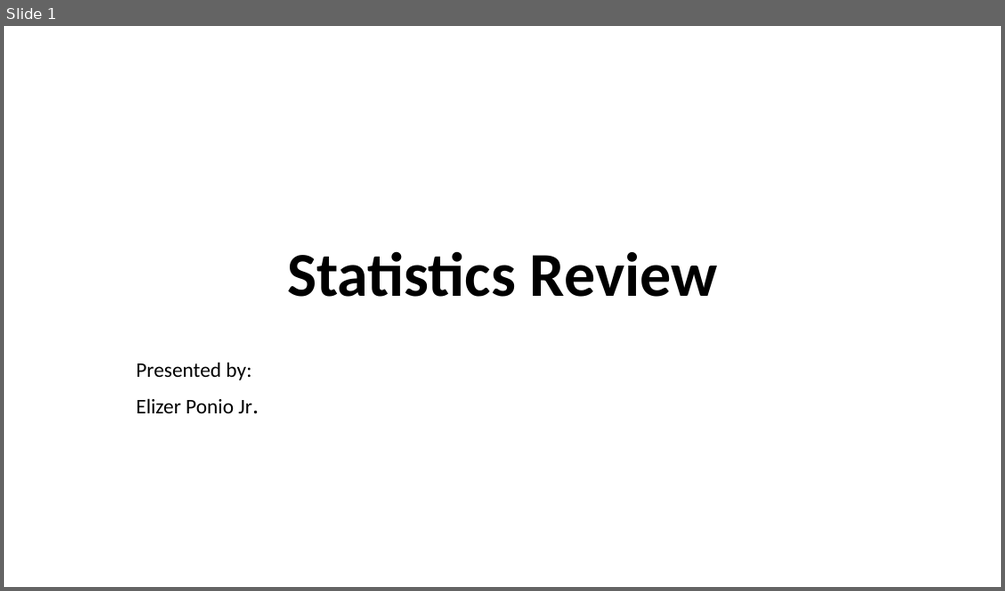
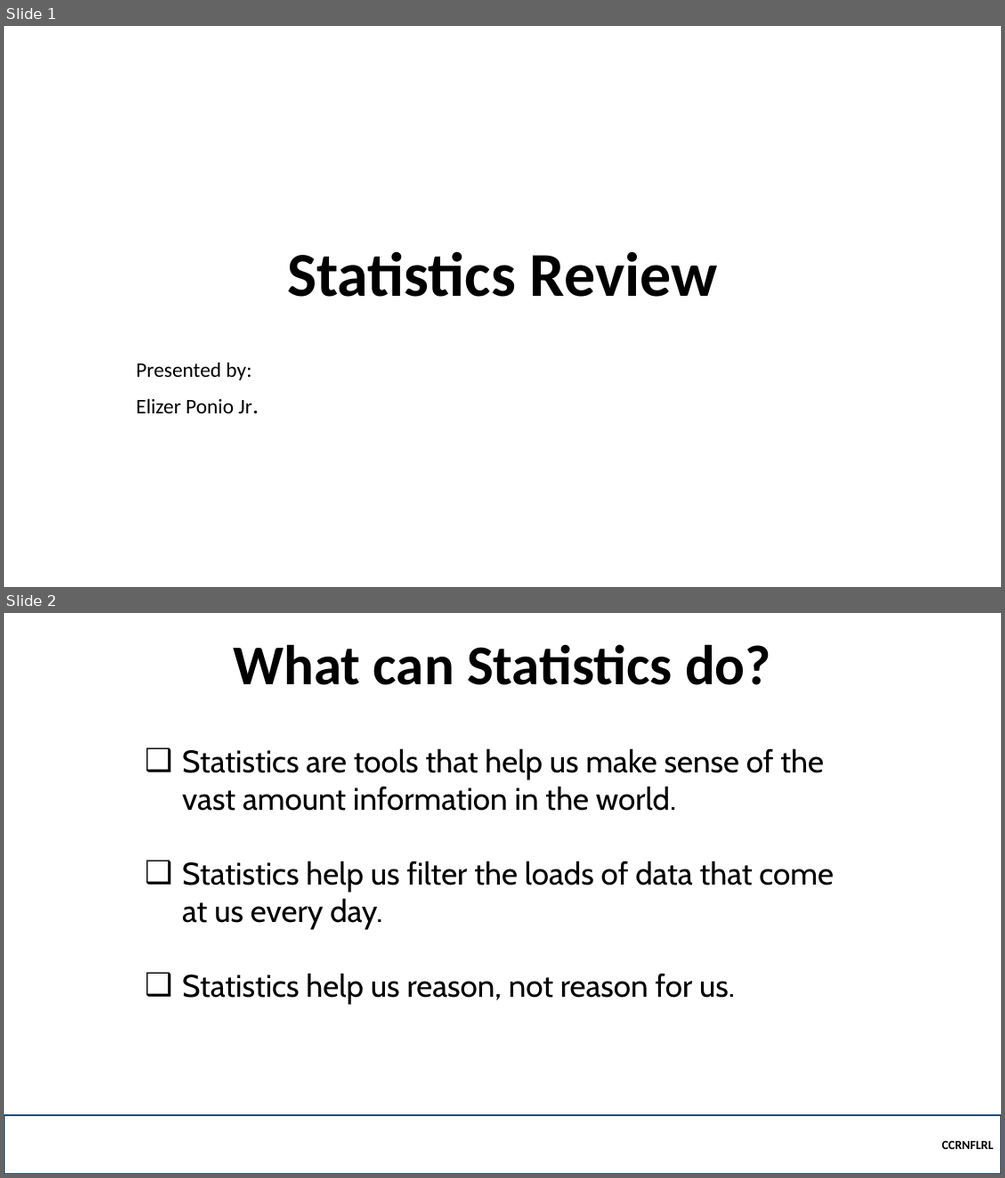
Before and after one commit to robitussin/CCRNFLRL, a slide deck: week_1/Statistics Review.pptx. Shown one above the other, each under a label of ours: slide 1 before the commit, slides 1 and 2 after it. The pictures are 1005x591 and 1005x1178 pixels, drawn with LibreOffice and Linux fonts; fonts in the diff are those of the drawing; background and template pictures are left out. Boxes give left, top, right and bottom in pixels: in the first picture for what was removed or moved away, otherwise in the second. Text is boxed around its words. In the diff, an @@ line names an element or a change of style, - is before the commit and + after.

Commit message:
Added statistics review and RL concepts

```diff
--- a/week_1/Statistics Review.pptx
+++ b/week_1/Statistics Review.pptx
@@ slide 2 added at [4,613,1001,1174], background picture (left out) @@
@@ title added at [233,644,771,685], 54 pt, text #000000, bold @@
+What can Statistics do?
@@ text added at [182,748,833,1004], 30 pt, text #000000 @@
+❑ Statistics are tools that help us make sense of the vast amount information in the world.
+❑ Statistics help us filter the loads of data that come at us every day.
+❑ Statistics help us reason, not reason for us.
@@ rectangle added at [4,1115,1001,1174], outline #1F4E79 2.25 pt, 12 pt, text #000000, bold @@
+CCRNFLRL
```
Also in this commit, not shown: 8 slides changed, 24 other slides added, 2 other files.
